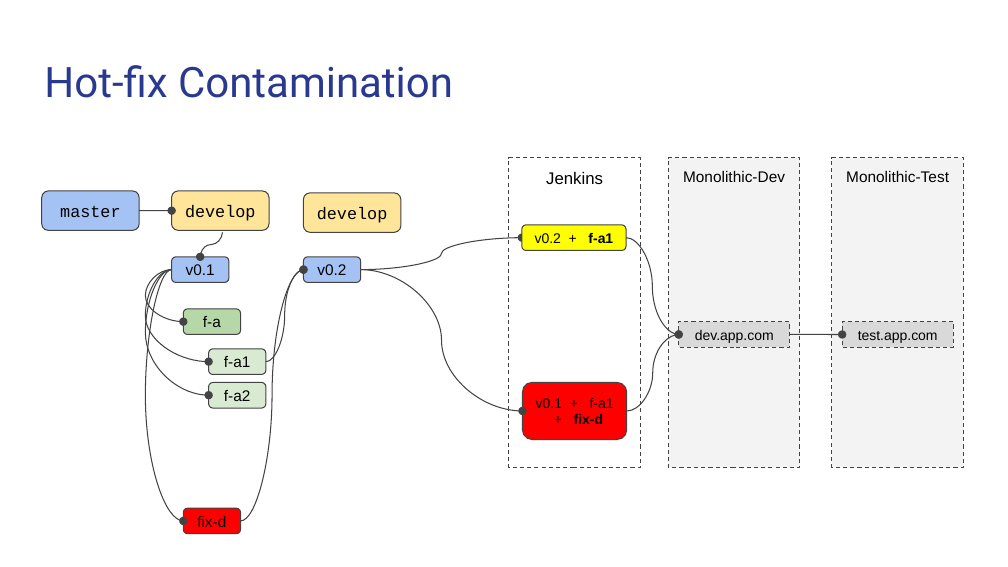
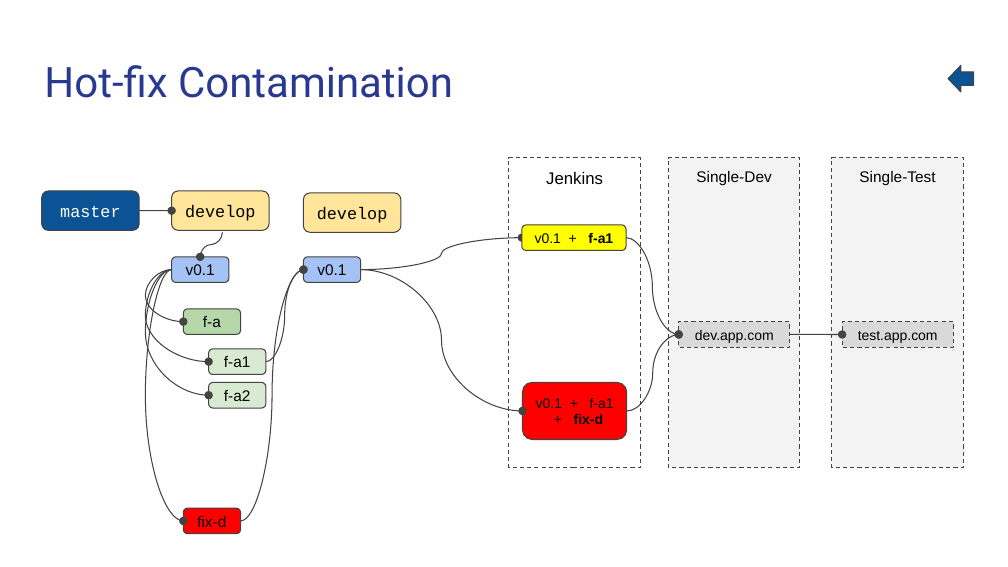
Before and after one commit to cecheverria/coupling.org, a slide deck: slide 4 of GitFlow useful scenarios.pptx. Drawn at 1008x567 pixels with LibreOffice and Linux fonts; fonts in the diff are those of the drawing. Boxes give left, top, right and bottom in pixels: in the first picture for what was removed or moved away, otherwise in the second. Text is boxed around its words. In the diff, an @@ line names an element or a change of style, - is before the commit and + after.

```diff
--- a/GitFlow useful scenarios.pptx
+++ b/GitFlow useful scenarios.pptx
@@ left arrow added at [949, 66, 974, 92], fill #0B5394, outline #434343 0.75 pt @@
@@ text in rectangle at [696, 171, 771, 185]: text changed @@
-Monolithic-Dev
+Single-Dev
@@ text in rectangle at [859, 171, 935, 185]: text changed @@
-Monolithic-Test
+Single-Test
@@ rounded rectangle "master" at [41, 191, 139, 230]: text colour #000000 to #FFFFFF; fill #A4C2F4 to #0B5394 @@
@@ text in rounded rectangle at [535, 233, 613, 243]: text changed @@
-v0.2 + f-a1
+v0.1 + f-a1
@@ text in rounded rectangle at [317, 264, 346, 275]: text changed @@
-v0.2
+v0.1
```
Also in this commit, not shown: 3 other slides changed, 2 slides added, 3 slides removed.
